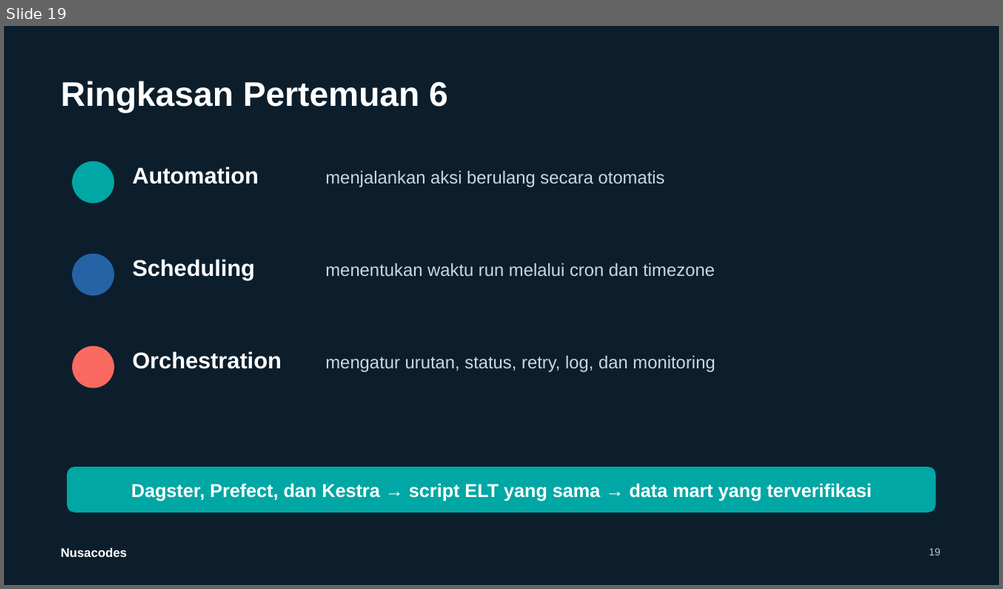
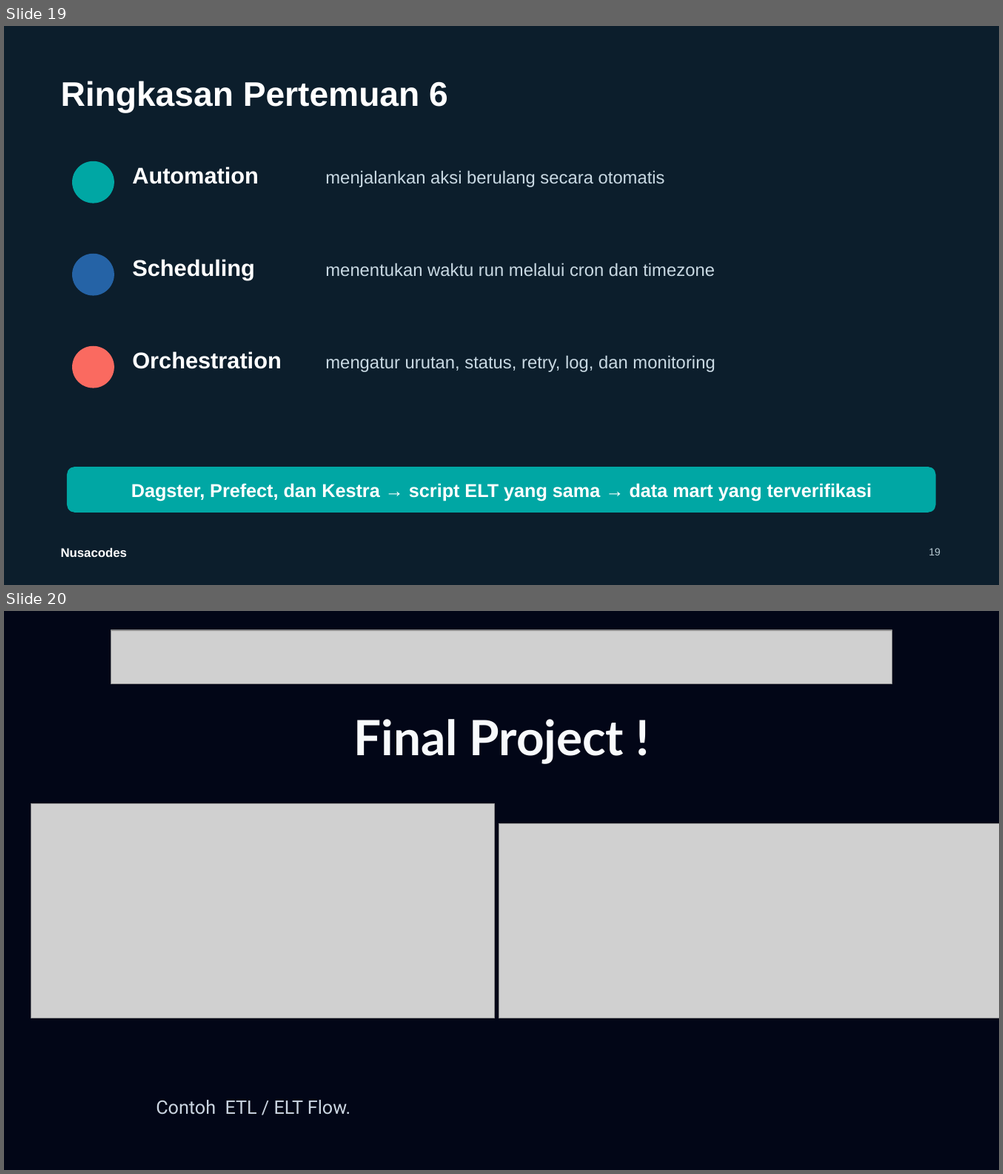
Before and after one commit to raffiainuls/bootcamp_beginner_de, a slide deck: pertemuan-6/slides/Pertemuan-6-Automation-Scheduling-dan-Orchestration.pptx. Shown one above the other, each under a label of ours: slide 19 before the commit, slides 19 and 20 after it. The pictures are 1003x589 and 1003x1174 pixels, drawn with LibreOffice and Linux fonts; fonts in the diff are those of the drawing; grey boxes stand for pictures; background and template pictures are left out. Boxes give left, top, right and bottom in pixels: in the first picture for what was removed or moved away, otherwise in the second. Text is boxed around its words. In the diff, an @@ line names an element or a change of style, - is before the commit and + after.

```diff
--- a/pertemuan-6/slides/Pertemuan-6-Automation-Scheduling-dan-Orchestration.pptx
+++ b/pertemuan-6/slides/Pertemuan-6-Automation-Scheduling-dan-Orchestration.pptx
@@ slide 20 added at (4,611,999,1170), background picture (left out) @@
@@ picture added at (111,630,891,684) @@
@@ text added at (353,719,623,764), 46.8 pt, text #F8FAFC, bold @@
+Final Project !
@@ picture added at (31,803,493,1019) @@
@@ picture added at (498,823,999,1019) @@
@@ text added at (156,1100,350,1115), 18 pt, text #CBD5E1 @@
+Contoh ETL / ELT Flow.
```
Also in this commit, not shown: 1 slide changed, 5 other slides added.
